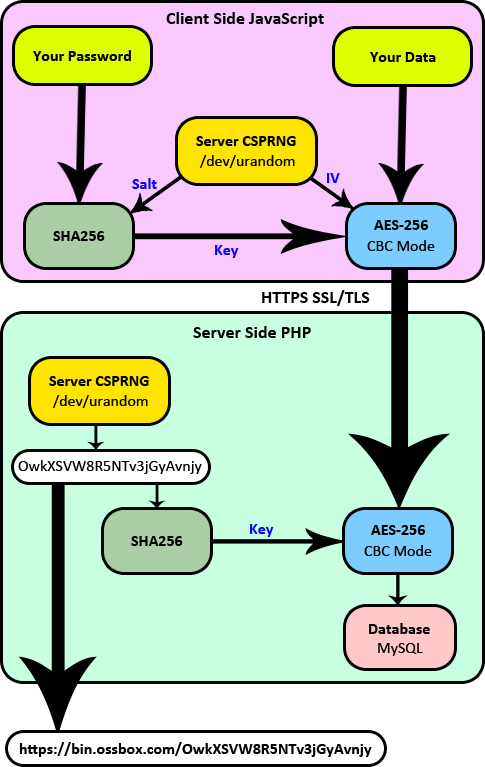
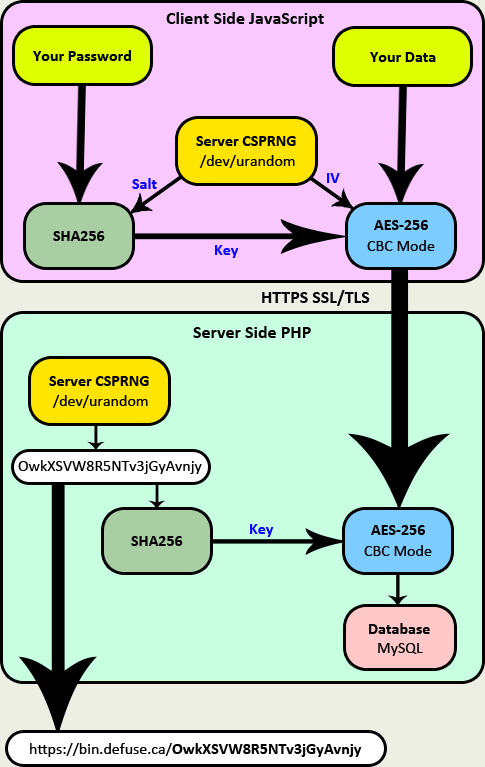
Revision of a layered (485, 767) image; what changed, layer by layer:
renamed "https://bin.ossbox.com/OwkXSVW8R5NTv3jGyAvnjy" to "https://bin.defuse.ca/OwkXSVW8R5NTv3jGyAvnjy", painted on it over [left=19, top=742, right=372, bottom=757]
painted on "Background" over [left=0, top=0, right=485, bottom=767]
